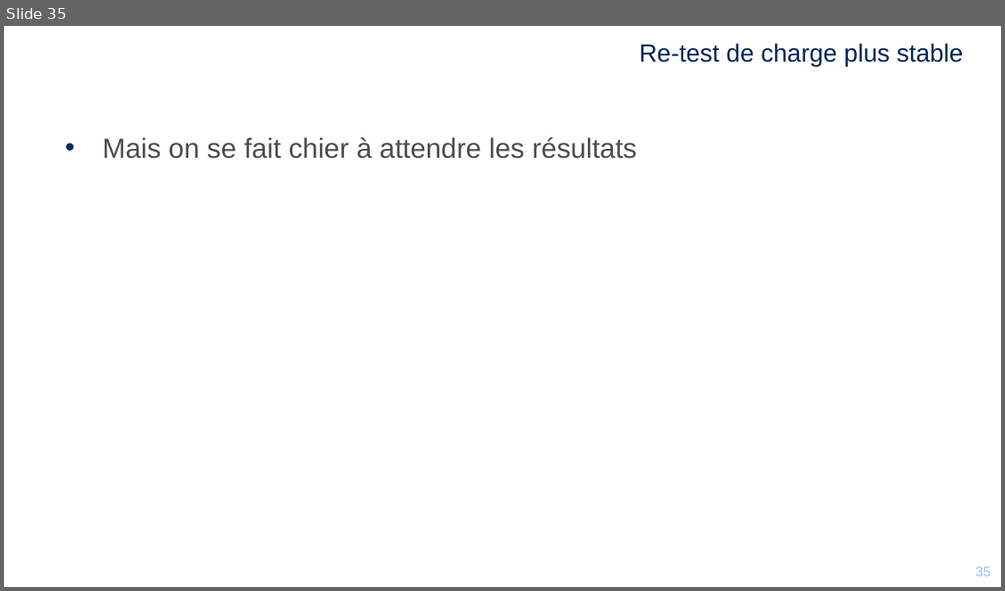
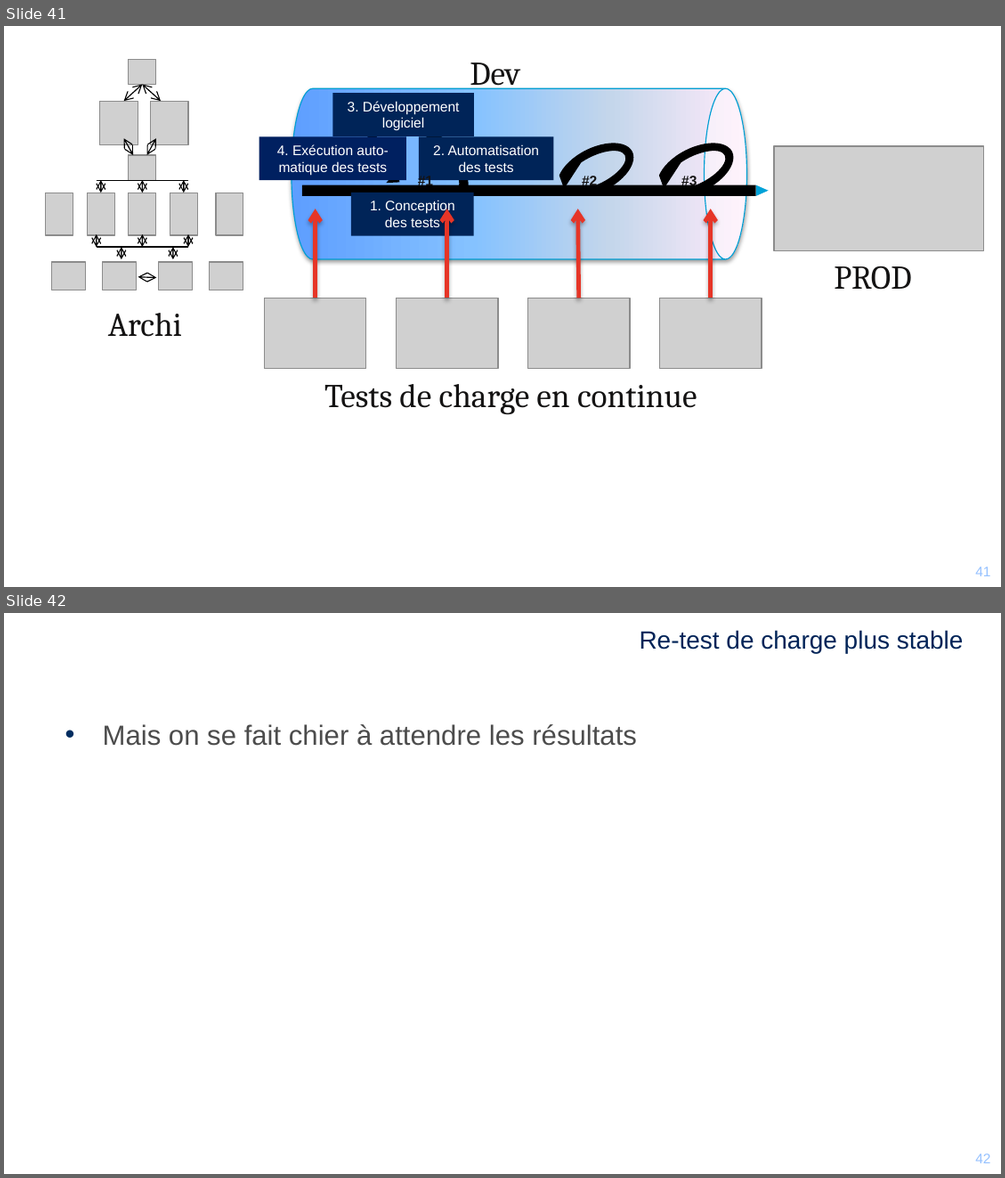
Before and after one commit to mikrob/perfuniversity, a slide deck: PerfUniversity.pptx. Shown one above the other, each under a label of ours: slide 35 before the commit, slides 41 and 42 after it. The pictures are 1005x591 and 1005x1178 pixels, drawn with LibreOffice and Linux fonts; fonts in the diff are those of the drawing; grey boxes stand for pictures; background and template pictures are left out. Boxes give left, top, right and bottom in pixels: in the first picture for what was removed or moved away, otherwise in the second. Text is boxed around its words. In the diff, an @@ line names an element or a change of style, - is before the commit and + after.

```diff
--- a/PerfUniversity.pptx
+++ b/PerfUniversity.pptx
@@ slide 41 added at [4, 26, 1001, 587], background #FFFFFF; not listed: 2 template elements that a slide beside it also shows @@
@@ text added at [469, 62, 520, 93], 24 pt, text #141313 @@
+Dev
@@ cylinder added at [291, 89, 746, 259], fill gradient #5E9EFF to #85C2FF to #C4D6EB to #FFEBFA, outline #009ED3 0.75 pt @@
@@ picture added at [774, 147, 983, 251] @@
@@ group added at [259, 90, 768, 236]: 5 rectangles, 3 circular arrows, 3 texts, 1 triangle @@
+1. Conception des tests
+2. Automatisation des tests
+3. Développement logiciel
+4. Exécution auto-
+matique des tests
+#1
+#2
+#3
@@ arrow added from (315, 298) to (315, 208), #E63527 3 pt @@
@@ arrow added from (446, 298) to (446, 208), #E63527 3 pt @@
@@ arrow added from (579, 298) to (578, 208), #E63527 3 pt @@
@@ arrow added from (711, 298) to (711, 208), #E63527 3 pt @@
@@ group added at [46, 59, 244, 290]: 13 pictures, 13 double arrows, 2 lines @@
@@ text added at [833, 265, 911, 289], 24 pt, text #141313 @@
+PROD
@@ text added at [108, 313, 182, 337], 24 pt, text #141313 @@
+Archi
@@ picture added at [264, 298, 366, 369] @@
@@ picture added at [396, 298, 497, 369] @@
@@ picture added at [527, 298, 629, 369] @@
@@ picture added at [659, 298, 760, 369] @@
@@ text added at [324, 384, 697, 415], 24 pt, text #141313 @@
+Tests de charge en continue
@@ what was slide 35 is now slide 42 @@
@@ page number at [967, 1153, 982, 1163]: text changed @@
-35
+42
@@ page number at [975, 1153, 990, 1163]: text changed @@
-35
+42
```
Also in this commit, not shown: 7 other slides added.
